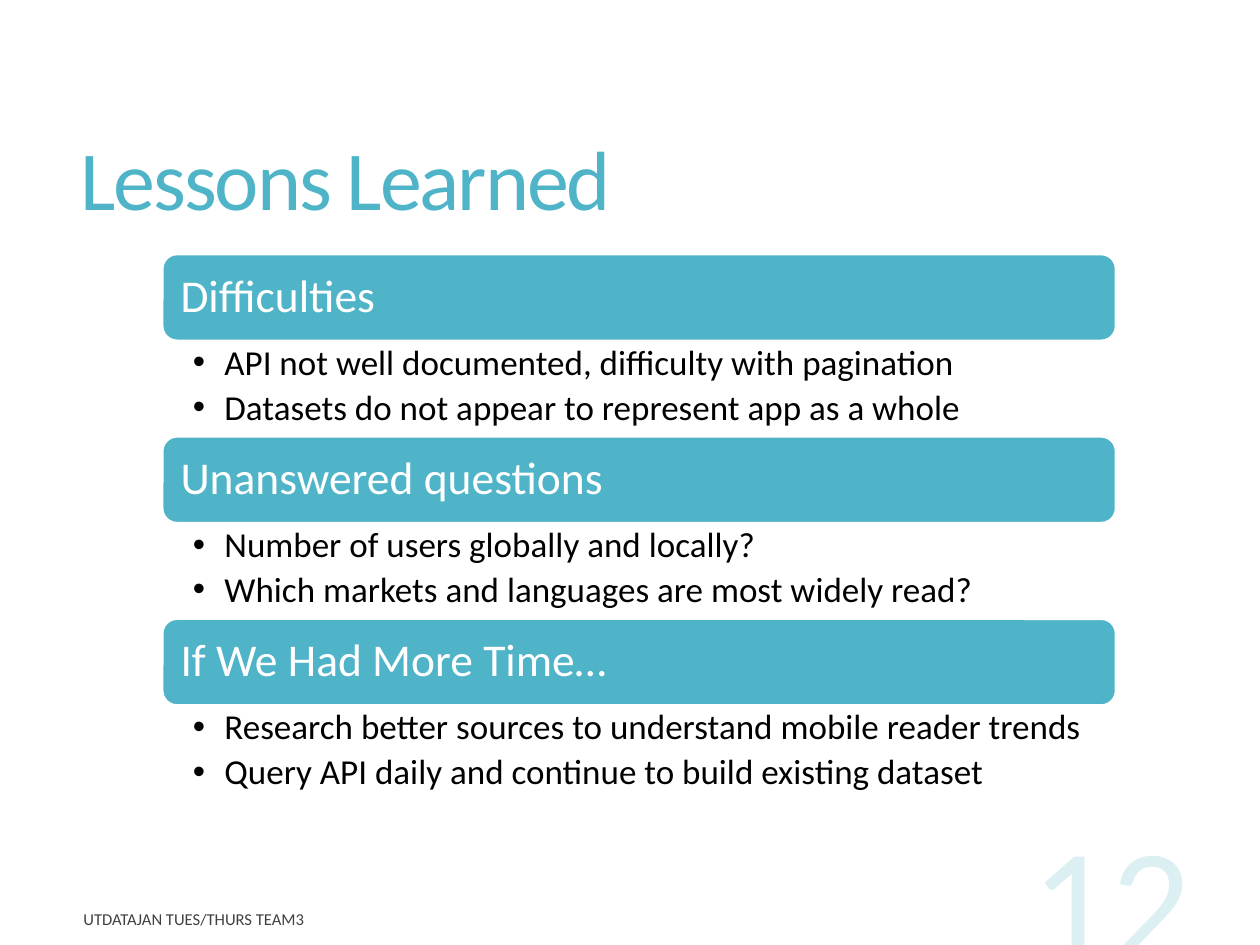
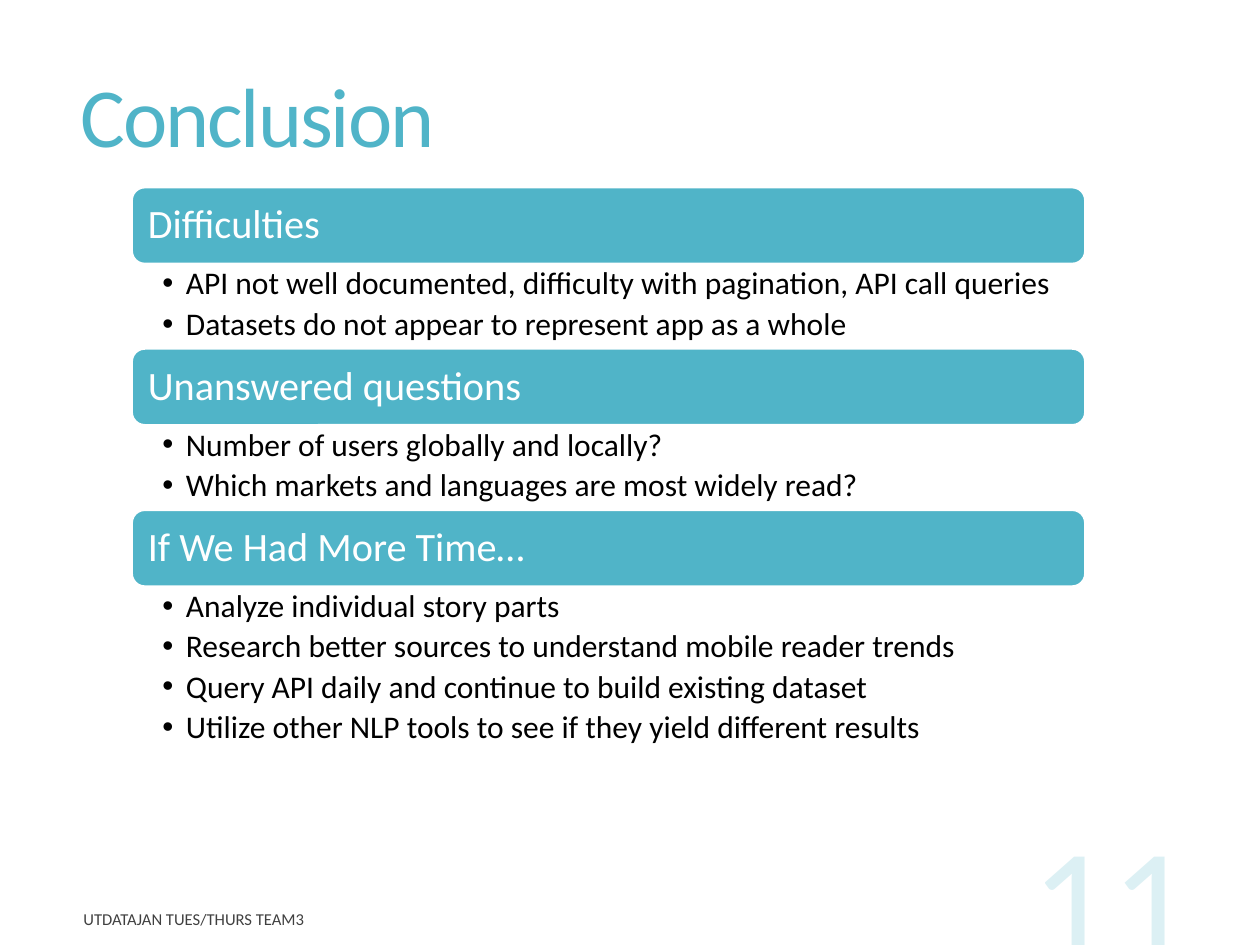
Before and after one commit to rupalimayekar/ProjectWattpad, a slide deck: slide 11 of WattpadPrez.pptx (slide 12 before the commit). Drawn at 1260x945 pixels with LibreOffice and Linux fonts; fonts in the diff are those of the drawing. Boxes give left, top, right and bottom in pixels: in the first picture for what was removed or moved away, otherwise in the second. Text is boxed around its words. In the diff, an @@ line names an element or a change of style, - is before the commit and + after.

```diff
--- a/WattpadPrez.pptx
+++ b/WattpadPrez.pptx
@@ title "Conclusion" at (81, 88, 435, 148): vertical alignment middle to top @@
@@ title at (81, 88, 435, 148): text changed @@
-Lessons Learned
+Conclusion
@@ rounded rectangle: place and size @@
-rounded rectangle at (163, 255, 1115, 340)
+rounded rectangle at (132, 188, 1085, 263)
@@ text "Difficulties": place and size @@
-text "Difficulties" at (181, 280, 375, 313)
+text "Difficulties" at (148, 210, 320, 239)
@@ text "API not well documented, difficulty ...": place and size @@
-text "API not well documented, difficulty ..." at (224, 350, 959, 426)
+text "API not well documented, difficulty ..." at (186, 272, 1050, 340)
@@ text at (186, 272, 1050, 300): text changed; size 20 to 18 pt @@
-  • API not well documented, difficulty with pagination
+  • API not well documented, difficulty with pagination, API call queries
@@ text at (186, 313, 846, 340): size 20 to 18 pt in "Datasets do not appear to represent app ..."; indent changed @@
@@ rounded rectangle: place and size @@
-rounded rectangle at (163, 619, 1115, 704)
+rounded rectangle at (132, 349, 1085, 425)
@@ text "Unanswered questions": place and size @@
-text "Unanswered questions" at (181, 462, 603, 502)
+text "Unanswered questions" at (148, 372, 521, 407)
@@ text "Number of users globally and ...": place and size @@
-text "Number of users globally and ..." at (224, 532, 972, 608)
+text "Number of users globally and ..." at (186, 434, 857, 502)
@@ text "Number of users globally and ..." at (186, 434, 857, 502): size 20 to 18 pt; indent changed @@
@@ rounded rectangle: place and size @@
-rounded rectangle at (163, 437, 1115, 523)
+rounded rectangle at (132, 510, 1085, 586)
@@ size 26 to 23 pt; less space between paragraphs in 3 elements at (148, 210, 320, 239), (148, 372, 521, 407), (148, 533, 525, 562) @@
@@ text "If We Had More Time…": place and size @@
-text "If We Had More Time…" at (181, 644, 606, 677)
+text "If We Had More Time…" at (148, 533, 525, 562)
@@ text "Analyze individual story parts": place and size @@
-text "Analyze individual story parts" at (224, 714, 1080, 790)
+text "Analyze individual story parts" at (186, 595, 954, 743)
@@ text at (186, 595, 559, 622): paragraph added @@
+  • Analyze individual story parts
@@ text at (186, 635, 954, 704): size 20 to 18 pt in "Research better sources to understand mobile reader ...", "Query API daily and continue to build ..."; indent changed @@
@@ text at (186, 716, 919, 743): paragraph added @@
+  • Utilize other NLP tools to see if they yield different results
@@ page number at (901, 804, 1203, 945): text changed @@
-12
+11
```
Also in this commit, not shown: 8 other slides changed, 1 slide removed.
